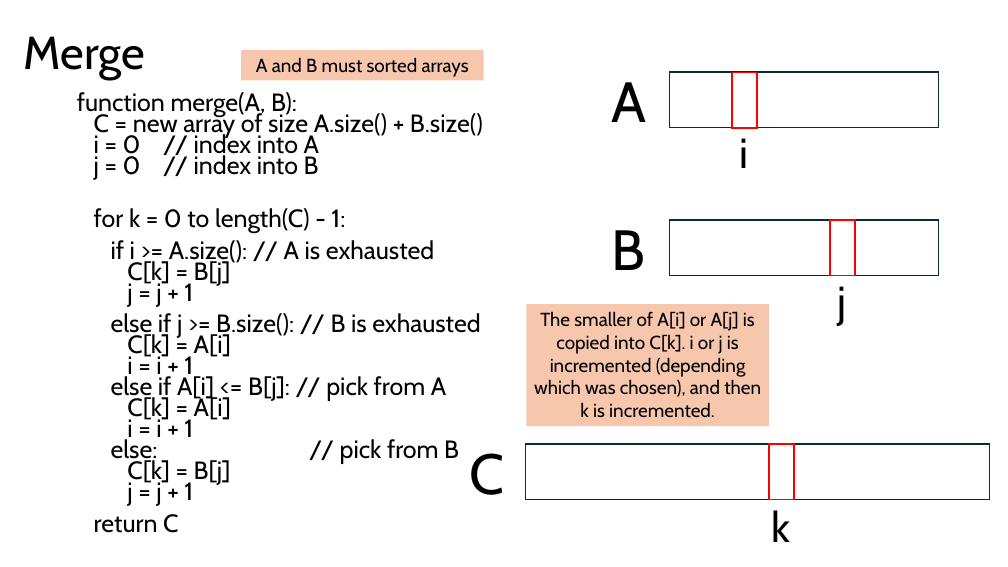
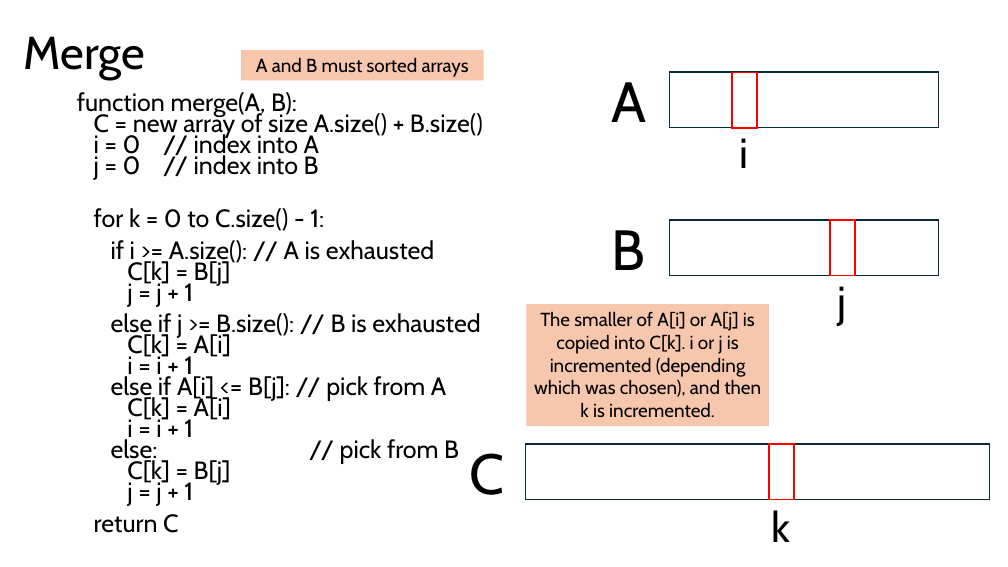
Before and after one commit to sotasota-sfu/cmpt225Summer2026, a slide deck: slide 9 of lectures/lecture20_21/sorting.pptx. Drawn at 1008x567 pixels with LibreOffice and Linux fonts; fonts in the diff are those of the drawing. Boxes give left, top, right and bottom in pixels: in the first picture for what was removed or moved away, otherwise in the second. Text is boxed around its words. In the diff, an @@ line names an element or a change of style, - is before the commit and + after.

```diff
--- a/lectures/lecture20_21/sorting.pptx
+++ b/lectures/lecture20_21/sorting.pptx
@@ text at [94,208,324,231]: text changed @@
-for k = 0 to length(C) - 1:
+for k = 0 to C.size() - 1:
```
Also in this commit, not shown: 5 other slides changed.
